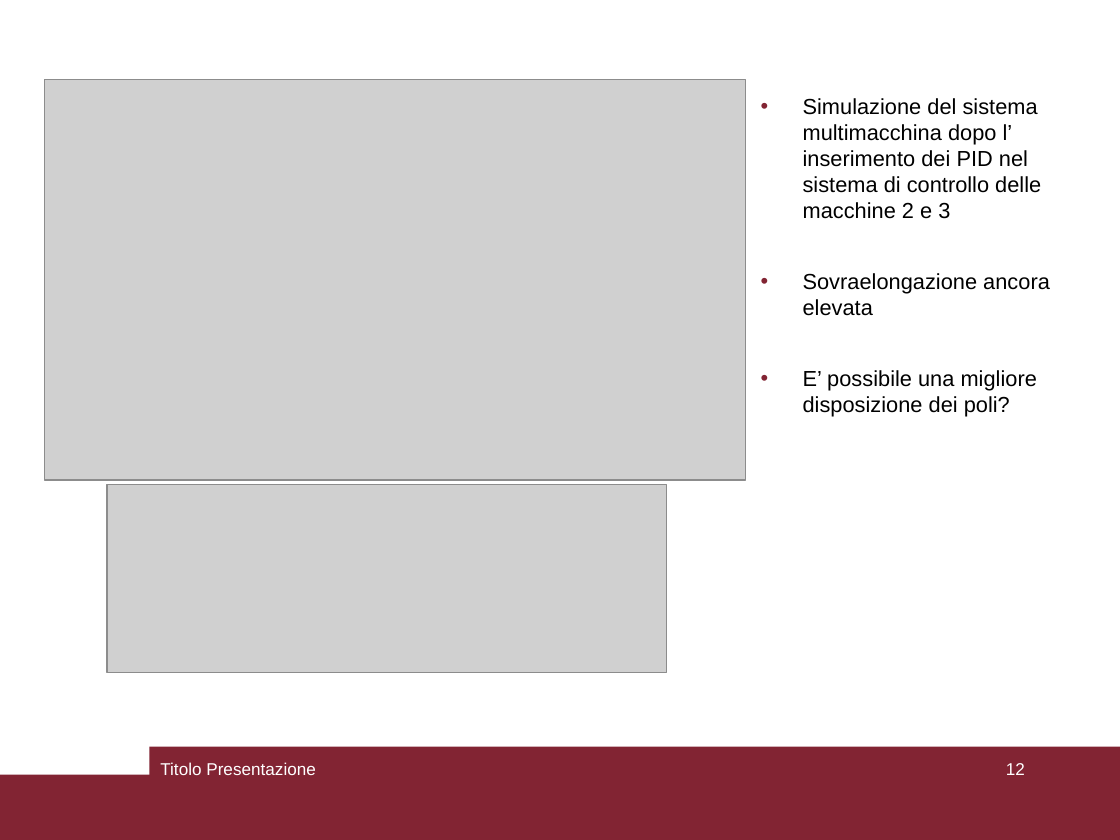
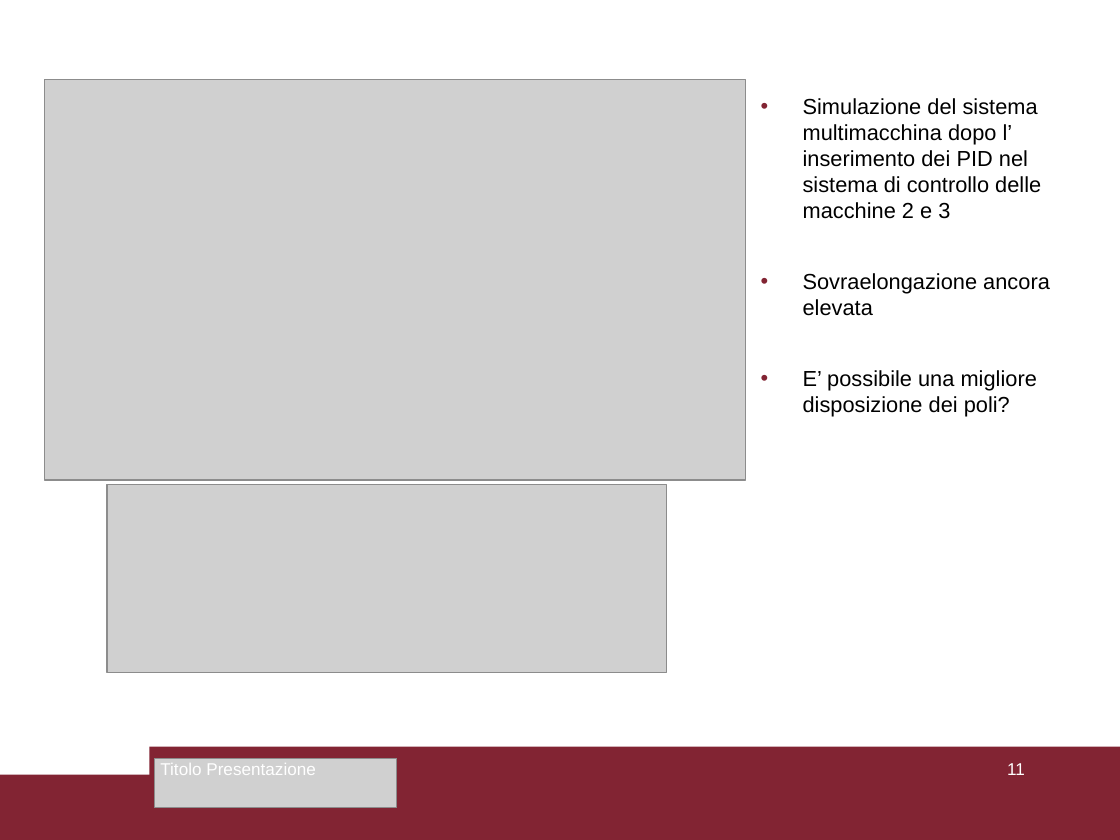
Before and after one commit to LeonardoSalustri/Tesi, a slide deck: slide 11 of Formule_presentazione/Presentazione_versione3.odp (slide 12 before the commit). Drawn at 1120x840 pixels with LibreOffice and Linux fonts; fonts in the diff are those of the drawing; grey boxes stand for pictures. Boxes give left, top, right and bottom in pixels: in the first picture for what was removed or moved away, otherwise in the second. Text is boxed around its words. In the diff, an @@ line names an element or a change of style, - is before the commit and + after.

```diff
--- a/Formule_presentazione/Presentazione_versione3.odp
+++ b/Formule_presentazione/Presentazione_versione3.odp
@@ picture added at bbox=[155, 758, 398, 808] @@
@@ page number at bbox=[1007, 763, 1025, 775]: text changed @@
-12
+11
```
Also in this commit, not shown: 12 other slides changed, 1 slide added, 1 slide removed, 15 other files.
